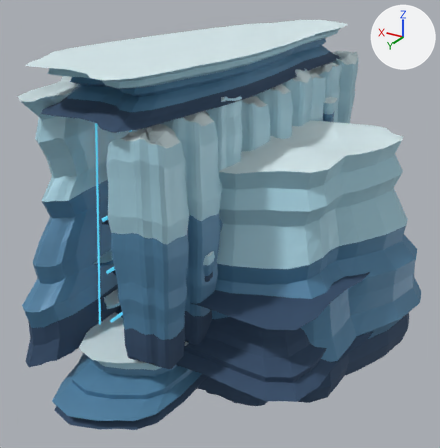
Two versions of the glTF model games/vector-nova/public/assets/levels/glasswake/glasswake-environment-v2.glb, one commit apart.
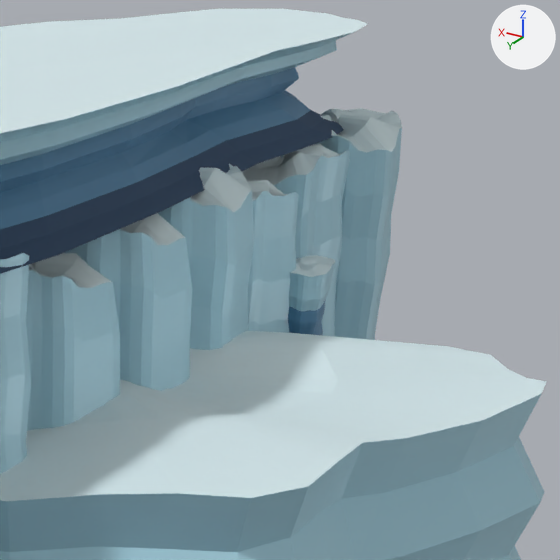
The first picture shows the older version from a 50 mm camera at (-280.0, 530.0, 265.0) aimed at (31.0, 11.0, 5.0). The close-ups show the older and then the newer version on the part from 53% to 93% of the width and 4% to 43% of the height of that picture. Only the edits that show in the close-ups are written down. The axes (+X, +Y, +Z) are drawn at upper right. The lights are the same throughout.

Objects in the first close-up: 'calving_chip_05', 'calving_chunk_02', 'calving_chunk_03', 'calving_chunk_04', 'calving_chunk_05', 'calving_chunk_06', 'calving_chunk_07', 'calving_chunk_08', 'calving_roof', 'far_fragment'.
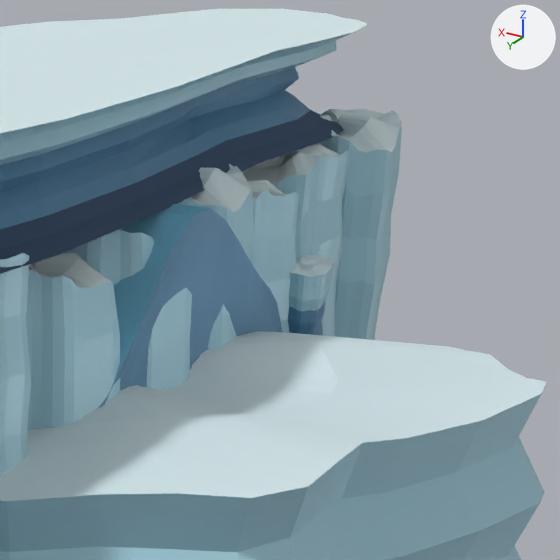
Boxes (x1, y1, x2, y2) around the edits, measured in the close-ups (560 x 560 px):
'recess_wall', added
    after: (99, 204, 283, 408)
    faces in mat_blue_compact_ice_planes (blue #5285a8): (99, 208, 283, 408)
    faces in mat_fresh_fracture_blue_edges (cyan #79bcd8): (99, 204, 208, 407)
'calving_chunk_05', unchanged, covered by the edit
    before: (158, 164, 254, 350)
    after: (177, 164, 254, 350)

The change in detail:
Material 'Cobalt buried cavern recess' (mat_cobalt_buried_cavern_recess) is new.
Its base color is (0.055, 0.115, 0.19) (dark blue #425f79).
Its metallic is 0.04.
Its roughness is 0.87.
Mesh me_glasswake_deep_eroded_chamber_mass is new.
It has 950 vertices, 1896 faces and spans x -44.0..46.0, y -162.0..162.0, z -100.0..160.0.
Faces by material slot: [624, 1032, 240].
It uses material mat_cobalt_buried_cavern_recess (dark blue #425f79).
It uses material mat_blue_compact_ice_planes (blue #5285a8).
It uses material mat_fresh_fracture_blue_edges (cyan #79bcd8).
Object 'recess_wall' (ob_recess_wall) is new; it shows me_glasswake_deep_eroded_chamber_mass.
Its location is (0.0, 0.0, 0.0).
